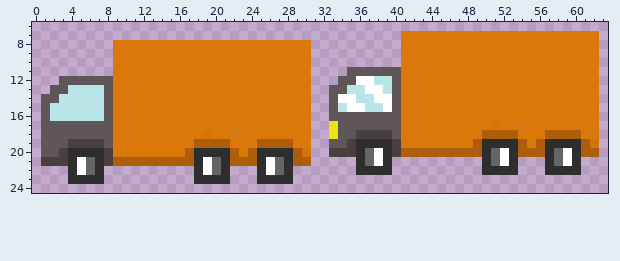
Two states of a pixel-art sprite, res/Car_4.png. The first picture shows the starting point.
The file is 64x32 pixels. Colours within 5 levels of each other are drawn and written as one. Shown: x 0..63, y 6..24.
The same view after the edit:
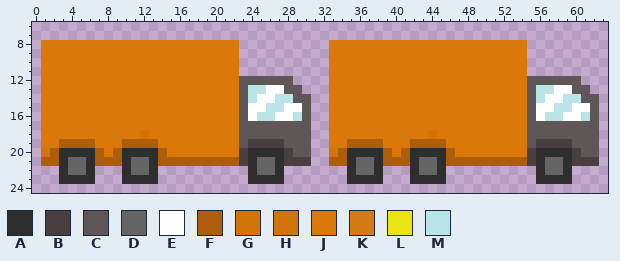
Palette (. is transparent): A #2e2e2e  B #493f40  C #5e5657  D #656565  E #ffffff  F #ae5e0a  G #d47405  H #d1740b  J #da780a  K #d47b18  L #eae510  M #b9e4e8
Changes in this commit:
Changed rows in their new state; - is an unchanged pixel.
first column x 1:
 7 ----------------------------------------......................
 8 JJJJJJJJ--------------........--JJJJJJJJ--------------........
 9 JJJJJJJJ--------------........--JJJJJJJJ--------------........
10 JJJJJJJJ--------------........--JJJJJJJJ--------------........
11 JJJJJJJJ--------------........--JJJJJJJJ--------------........
12 JJJJJJJJ--------------CCCCCC..--JJJJJJJJ--------------CCCCCC..
13 JJJJJJJJ--------------CMMEECC.--JJJJJJJJ--------------CMMEECC.
14 JJJJJJJJ--------------CMEEMMCC--JJJJJJJJ--------------CMEEMMCC
15 JJJJJJJJ--------------CEEMMEEC--JJJJJJJJ--------------CEEMMEEC
16 JJJJJJJJ--------------CEMMEEMC--JJJJJJJJ--------------CEMMEEMC
17 JJJJJJJJ--------------CCCCCCCC--JJJJJJJJ----------J--JCCCCCCCC
18 JJJJJJJJK--G------J--JCCCCCCCC--JJJJJJJJK--G-----JJJJ-CCCCCCCC
19 JJFFFFJJ-FFFF----JJJJ-CBBBBCCC--JJFFFFJJ-FFFF---JJJJJJCBBBBCCC
20 HFA---FJFAAAAF--JJJJJJBA---BCC--HFA-AAFJ-AAAA-JJJJJJJJBA-AABCC
21 FFADDAFF-ADDA----FFFF-BADDABBB--FFAD-AFFFADDAFFFFFFFFFBAD-ABBB
22 --ADDA.--ADDA----....--ADDA.------ADD-.--ADDA----....--ADD-.--
23 --A---.--AAAA----....--A---.------AAAA---AAAA----------AAAA---
Boxes around the changes in both pictures, in picture pixels (x1, y1, x2, y2):
changed: (41, 31, 599, 184)
